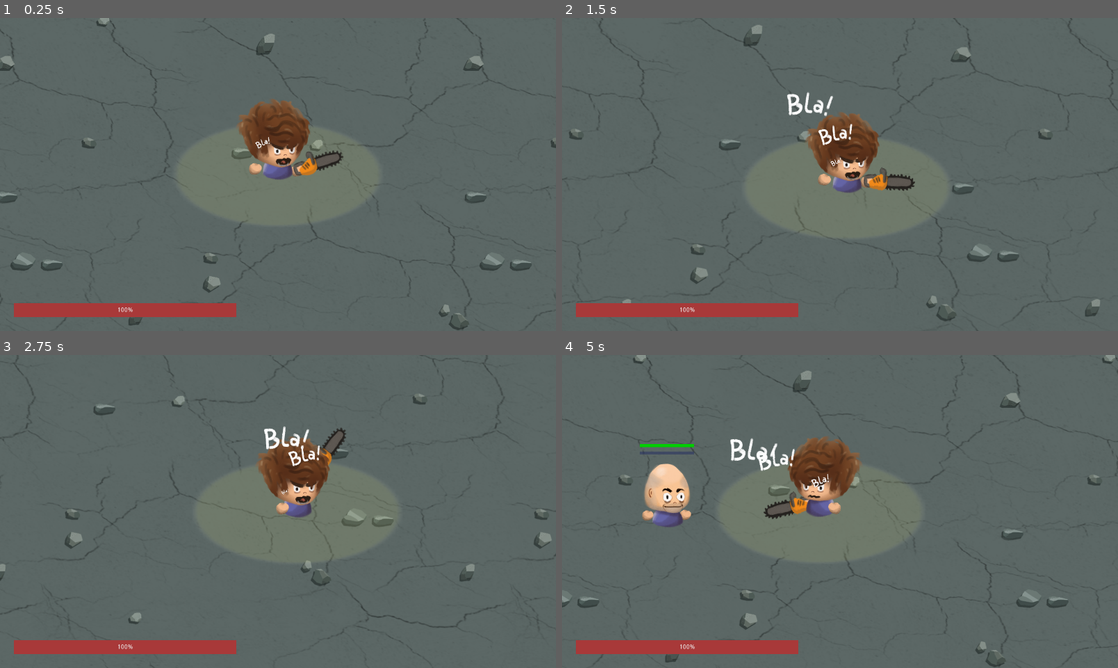
Above: before the commit, frames 1-4 (two rows, left to right).
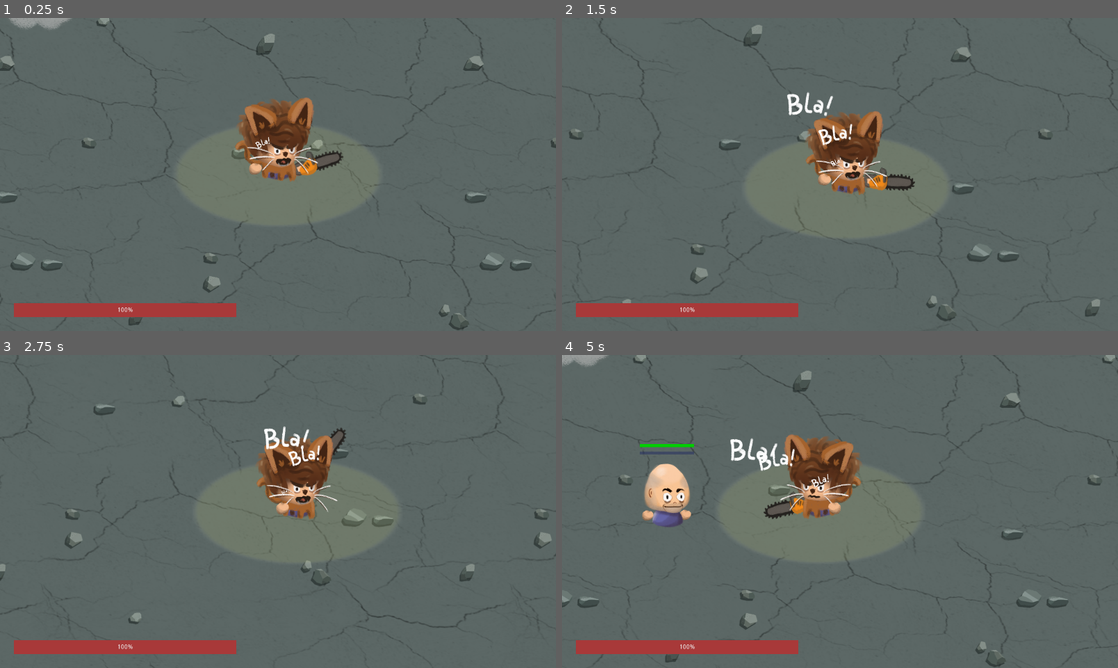
Above: after the commit, the same moments.

Repository: LNicoF/mgj-2023
Game: Godot game, scene res://scenes/main/main.tscn
The game is run twice, just before and just after one commit, with the same random seed, the same clock (stepped at 60 frames per second) and the same inputs.
Inputs (mouse positions are in pixels of both pictures, inside the frame that each line leads up to):
- Up to frame 1 (0.25 s): no input
- Up to frame 2 (1.5 s): move the mouse to (962, 158) at 0.52 s; press the mouse at (962, 158) at 0.53 s; hold D (move_right) 0.53-1.28 s; move the mouse to (728, 190) at 1.27 s; release the mouse at (728, 190) at 1.28 s; hold S (move_down) from 1.28 s (still down); click (728, 190) at 1.35 s
- Up to frame 3 (2.75 s): move the mouse to (333, 442) at 2.02 s; release S (move_down) at 2.03 s; press the mouse at (333, 442) at 2.03 s; hold D (move_right) from 2.03 s (still down)
- Up to frame 4 (5 s): move the mouse to (812, 574) at 2.77 s; release D (move_right) at 2.78 s; release the mouse at (812, 574) at 2.78 s; hold W (move_up) 2.78-3.53 s; click (812, 574) at 2.85 s; move the mouse to (1006, 558) at 3.52 s; press the mouse at (1006, 558) at 3.53 s; hold A (move_left) from 3.53 s (still down); move the mouse to (673, 464) at 4.27 s; release the mouse at (673, 464) at 4.28 s; click (673, 464) at 4.35 s

The runs differ from the first frame. In frame 1, 1.4% of the frame differs, in the area x 1-58%, y 0-53%; in frame 2, 1.0%; in frame 3, 1.0%; in frame 4, 1.3%.

Commit message:
Metamorpho Peluca

Diff:
--- a/scenes/player/player.tscn
+++ b/scenes/player/player.tscn
@@ -12,6 +12,11 @@
 [ext_resource path="res://assets/player/Pelu_Talk.png" type="Texture" id=10]
 [ext_resource path="res://assets/player/Pelu_Blink.png" type="Texture" id=11]
 [ext_resource path="res://assets/player/Bla.png" type="Texture" id=12]
+[ext_resource path="res://assets/player/Peluca_cateface.png" type="Texture" id=13]
+[ext_resource path="res://assets/player/Peluca_catbody.png" type="Texture" id=14]
+[ext_resource path="res://assets/player/Miau.png" type="Texture" id=15]
+[ext_resource path="res://assets/player/cloud1.png" type="Texture" id=16]
+[ext_resource path="res://assets/player/cloud2.png" type="Texture" id=17]
 
 [sub_resource type="CircleShape2D" id=3]
 custom_solver_bias = 1.0
@@ -90,6 +95,190 @@
 "values": [ 121.0 ]
 }
 
+[sub_resource type="Animation" id=21]
+resource_name = "Die"
+length = 0.5
+tracks/0/type = "value"
+tracks/0/path = NodePath("Skeleton2D/Body:position")
+tracks/0/interp = 1
+tracks/0/loop_wrap = true
+tracks/0/imported = false
+tracks/0/enabled = true
+tracks/0/keys = {
+"times": PoolRealArray( 0, 0.1, 0.5 ),
+"transitions": PoolRealArray( 1, 1, 1 ),
+"update": 0,
+"values": [ Vector2( 0, 1 ), Vector2( 11, -26 ), Vector2( 27, -9 ) ]
+}
+tracks/1/type = "value"
+tracks/1/path = NodePath("Skeleton2D/Body:rotation_degrees")
+tracks/1/interp = 1
+tracks/1/loop_wrap = true
+tracks/1/imported = false
+tracks/1/enabled = true
+tracks/1/keys = {
+"times": PoolRealArray( 0 ),
+"transitions": PoolRealArray( 1 ),
+"update": 0,
+"values": [ 0.0 ]
+}
+tracks/2/type = "value"
+tracks/2/path = NodePath("Skeleton2D/Body:scale")
+tracks/2/interp = 1
+tracks/2/loop_wrap = true
+tracks/2/imported = false
+tracks/2/enabled = true
+tracks/2/keys = {
+"times": PoolRealArray( 0 ),
+"transitions": PoolRealArray( 1 ),
+"update": 0,
+"values": [ Vector2( 1, 1 ) ]
+}
+tracks/3/type = "value"
+tracks/3/path = NodePath("Skeleton2D/Head:position")
+tracks/3/interp = 1
+tracks/3/loop_wrap = true
+tracks/3/imported = false
+tracks/3/enabled = true
+tracks/3/keys = {
+"times": PoolRealArray( 0, 0.2, 0.5 ),
+"transitions": PoolRealArray( 1, 1, 1 ),
+"update": 0,
+"values": [ Vector2( 18.7213, -67.7704 ), Vector2( 13, -121 ), Vector2( -9, -82 ) ]
+}
+tracks/4/type = "value"
+tracks/4/path = NodePath("Skeleton2D/Head:rotation_degrees")
+tracks/4/interp = 1
+tracks/4/loop_wrap = true
+tracks/4/imported = false
+tracks/4/enabled = true
+tracks/4/keys = {
+"times": PoolRealArray( 0 ),
+"transitions": PoolRealArray( 1 ),
+"update": 0,
+"values": [ 0.0 ]
+}
+tracks/5/type = "value"
+tracks/5/path = NodePath("Skeleton2D/Head:scale")
+tracks/5/interp = 1
+tracks/5/loop_wrap = true
+tracks/5/imported = false
+tracks/5/enabled = true
+tracks/5/keys = {
+"times": PoolRealArray( 0, 0.5 ),
+"transitions": PoolRealArray( 1, 1 ),
+"update": 0,
+"values": [ Vector2( 1, 1 ), Vector2( 0.593727, 0.593727 ) ]
+}
+tracks/6/type = "value"
+tracks/6/path = NodePath("Skeleton2D/RotorMoto/Hand2:position")
+tracks/6/interp = 1
+tracks/6/loop_wrap = true
+tracks/6/imported = false
+tracks/6/enabled = true
+tracks/6/keys = {
+"times": PoolRealArray( 0, 0.3, 0.5 ),
+"transitions": PoolRealArray( 1, 1, 1 ),
+"update": 0,
+"values": [ Vector2( -99, -32 ), Vector2( -45.3727, 25.4818 ), Vector2( -45.3727, 25.4818 ) ]
+}
+tracks/7/type = "value"
+tracks/7/path = NodePath("Skeleton2D/Hand1:position")
+tracks/7/interp = 1
+tracks/7/loop_wrap = true
+tracks/7/imported = false
+tracks/7/enabled = true
+tracks/7/keys = {
+"times": PoolRealArray( 0, 0.3, 0.5 ),
+"transitions": PoolRealArray( 1, 1, 1 ),
+"update": 0,
+"values": [ Vector2( 105, -30 ), Vector2( 2.03735, -55 ), Vector2( 2.03735, -55 ) ]
+}
+tracks/8/type = "value"
+tracks/8/path = NodePath("Skeleton2D/RotorMoto/Hand2/PeluMoto:modulate")
+tracks/8/interp = 1
+tracks/8/loop_wrap = true
+tracks/8/imported = false
+tracks/8/enabled = true
+tracks/8/keys = {
+"times": PoolRealArray( 0, 0.3, 0.5 ),
+"transitions": PoolRealArray( 1, 1, 1 ),
+"update": 0,
+"values": [ Color( 1, 1, 1, 1 ), Color( 1, 1, 1, 0 ), Color( 1, 1, 1, 0 ) ]
+}
+tracks/9/type = "value"
+tracks/9/path = NodePath("Skeleton2D/RotorMoto/Hand2/PeluHand:modulate")
+tracks/9/interp = 1
+tracks/9/loop_wrap = true
+tracks/9/imported = false
+tracks/9/enabled = true
+tracks/9/keys = {
+"times": PoolRealArray( 0, 0.3, 0.5 ),
+"transitions": PoolRealArray( 1, 1, 1 ),
+"update": 0,
+"values": [ Color( 1, 1, 1, 1 ), Color( 1, 1, 1, 0 ), Color( 1, 1, 1, 0 ) ]
+}
+tracks/10/type = "value"
+tracks/10/path = NodePath("Skeleton2D/Body/Sprite:visible")
+tracks/10/interp = 1
+tracks/10/loop_wrap = true
+tracks/10/imported = false
+tracks/10/enabled = true
+tracks/10/keys = {
+"times": PoolRealArray( 0, 0.1 ),
+"transitions": PoolRealArray( 1, 1 ),
+"update": 1,
+"values": [ true, false ]
+}
+tracks/11/type = "value"
+tracks/11/path = NodePath("Skeleton2D/Body/PelucaCatbody:visible")
+tracks/11/interp = 1
+tracks/11/loop_wrap = true
+tracks/11/imported = false
+tracks/11/enabled = true
+tracks/11/keys = {
+"times": PoolRealArray( 0, 0.1 ),
+"transitions": PoolRealArray( 1, 1 ),
+"update": 1,
+"values": [ false, true ]
+}
+tracks/12/type = "value"
+tracks/12/path = NodePath("Skeleton2D/Head/PelucaCateface:visible")
+tracks/12/interp = 1
+tracks/12/loop_wrap = true
+tracks/12/imported = false
+tracks/12/enabled = true
+tracks/12/keys = {
+"times": PoolRealArray( 0.2 ),
+"transitions": PoolRealArray( 1 ),
+"update": 1,
+"values": [ true ]
+}
+tracks/13/type = "value"
+tracks/13/path = NodePath("Skeleton2D/Hand1/PeluHand:modulate")
+tracks/13/interp = 1
+tracks/13/loop_wrap = true
+tracks/13/imported = false
+tracks/13/enabled = true
+tracks/13/keys = {
+"times": PoolRealArray( 0, 0.3, 0.5 ),
+"transitions": PoolRealArray( 1, 1, 1 ),
+"update": 0,
+"values": [ Color( 1, 1, 1, 1 ), Color( 1, 1, 1, 0 ), Color( 1, 1, 1, 0 ) ]
+}
+tracks/14/type = "value"
+tracks/14/path = NodePath("Particles2D:texture")
+tracks/14/interp = 1
+tracks/14/loop_wrap = true
+tracks/14/imported = false
+tracks/14/enabled = true
+tracks/14/keys = {
+"times": PoolRealArray( 0, 0.4 ),
+"transitions": PoolRealArray( 1, 1 ),
+"update": 1,
+"values": [ ExtResource( 12 ), ExtResource( 15 ) ]
+}
+
 [sub_resource type="Animation" id=6]
 resource_name = "Idle"
 loop = true
@@ -395,6 +584,150 @@
 "transitions": PoolRealArray( 1 ),
 "update": 0,
 "values": [ -58.4784 ]
+}
+tracks/15/type = "value"
+tracks/15/path = NodePath("Skeleton2D/Body/Sprite:texture")
+tracks/15/interp = 1
+tracks/15/loop_wrap = true
+tracks/15/imported = false
+tracks/15/enabled = true
+tracks/15/keys = {
+"times": PoolRealArray( 0 ),
+"transitions": PoolRealArray( 1 ),
+"update": 0,
+"values": [ ExtResource( 2 ) ]
+}
+tracks/16/type = "value"
+tracks/16/path = NodePath("Skeleton2D/Body:rotation_degrees")
+tracks/16/interp = 1
+tracks/16/loop_wrap = true
+tracks/16/imported = false
+tracks/16/enabled = true
+tracks/16/keys = {
+"times": PoolRealArray( 0 ),
+"transitions": PoolRealArray( 1 ),
+"update": 0,
+"values": [ 0.0 ]
+}
+tracks/17/type = "value"
+tracks/17/path = NodePath("Skeleton2D/Head:rotation_degrees")
+tracks/17/interp = 1
+tracks/17/loop_wrap = true
+tracks/17/imported = false
+tracks/17/enabled = true
+tracks/17/keys = {
+"times": PoolRealArray( 0 ),
+"transitions": PoolRealArray( 1 ),
+"update": 0,
+"values": [ 0.0 ]
+}
+tracks/18/type = "value"
+tracks/18/path = NodePath("Skeleton2D/Head:scale")
+tracks/18/interp = 1
+tracks/18/loop_wrap = true
+tracks/18/imported = false
+tracks/18/enabled = true
+tracks/18/keys = {
+"times": PoolRealArray( 0 ),
+"transitions": PoolRealArray( 1 ),
+"update": 0,
+"values": [ Vector2( 1, 1 ) ]
+}
+tracks/19/type = "value"
+tracks/19/path = NodePath("Skeleton2D/RotorMoto/Hand2/PeluHand:visible")
+tracks/19/interp = 1
+tracks/19/loop_wrap = true
+tracks/19/imported = false
+tracks/19/enabled = true
+tracks/19/keys = {
+"times": PoolRealArray( 0 ),
+"transitions": PoolRealArray( 1 ),
+"update": 0,
+"values": [ true ]
+}
+tracks/20/type = "value"
+tracks/20/path = NodePath("Skeleton2D/RotorMoto/Hand2/PeluMoto:modulate")
+tracks/20/interp = 1
+tracks/20/loop_wrap = true
+tracks/20/imported = false
+tracks/20/enabled = true
+tracks/20/keys = {
+"times": PoolRealArray( 0 ),
+"transitions": PoolRealArray( 1 ),
+"update": 0,
+"values": [ Color( 1, 1, 1, 1 ) ]
+}
+tracks/21/type = "value"
+tracks/21/path = NodePath("Skeleton2D/RotorMoto/Hand2/PeluHand:modulate")
+tracks/21/interp = 1
+tracks/21/loop_wrap = true
+tracks/21/imported = false
+tracks/21/enabled = true
+tracks/21/keys = {
+"times": PoolRealArray( 0 ),
+"transitions": PoolRealArray( 1 ),
+"update": 0,
+"values": [ Color( 1, 1, 1, 1 ) ]
+}
+tracks/22/type = "value"
+tracks/22/path = NodePath("Skeleton2D/Body/Sprite:visible")
+tracks/22/interp = 1
+tracks/22/loop_wrap = true
+tracks/22/imported = false
+tracks/22/enabled = true
+tracks/22/keys = {
+"times": PoolRealArray( 0 ),
+"transitions": PoolRealArray( 1 ),
+"update": 0,
+"values": [ true ]
+}
+tracks/23/type = "value"
+tracks/23/path = NodePath("Skeleton2D/Body/PelucaCatbody:visible")
+tracks/23/interp = 1
+tracks/23/loop_wrap = true
+tracks/23/imported = false
+tracks/23/enabled = true
+tracks/23/keys = {
+"times": PoolRealArray( 0 ),
+"transitions": PoolRealArray( 1 ),
+"update": 0,
+"values": [ true ]
+}
+tracks/24/type = "value"
+tracks/24/path = NodePath("Skeleton2D/Head/PelucaCateface:visible")
+tracks/24/interp = 1
+tracks/24/loop_wrap = true
+tracks/24/imported = false
+tracks/24/enabled = true
+tracks/24/keys = {
+"times": PoolRealArray( 0 ),
+"transitions": PoolRealArray( 1 ),
+"update": 0,
+"values": [ true ]
+}
+tracks/25/type = "value"
+tracks/25/path = NodePath("Skeleton2D/Hand1/PeluHand:modulate")
+tracks/25/interp = 1
+tracks/25/loop_wrap = true
+tracks/25/imported = false
+tracks/25/enabled = true
+tracks/25/keys = {
+"times": PoolRealArray( 0 ),
+"transitions": PoolRealArray( 1 ),
+"update": 0,
+"values": [ Color( 1, 1, 1, 1 ) ]
+}
+tracks/26/type = "value"
+tracks/26/path = NodePath("Particles2D:texture")
+tracks/26/interp = 1
+tracks/26/loop_wrap = true
+tracks/26/imported = false
+tracks/26/enabled = true
+tracks/26/keys = {
+"times": PoolRealArray( 0 ),
+"transitions": PoolRealArray( 1 ),
+"update": 0,
+"values": [ ExtResource( 12 ) ]
 }
 
 [sub_resource type="Animation" id=7]
@@ -660,6 +993,348 @@
 radius = 206.999
 height = 476.9
 
+[sub_resource type="Animation" id=22]
+resource_name = "Puff"
+tracks/0/type = "value"
+tracks/0/path = NodePath("Cloud1:position")
+tracks/0/interp = 1
+tracks/0/loop_wrap = true
+tracks/0/imported = false
+tracks/0/enabled = true
+tracks/0/keys = {
+"times": PoolRealArray( 0, 1 ),
+"transitions": PoolRealArray( 1, 1 ),
+"update": 0,
+"values": [ Vector2( -13, -133 ), Vector2( -152, -265 ) ]
+}
+tracks/1/type = "value"
+tracks/1/path = NodePath("Cloud1:rotation_degrees")
+tracks/1/interp = 1
+tracks/1/loop_wrap = true
+tracks/1/imported = false
+tracks/1/enabled = true
+tracks/1/keys = {
+"times": PoolRealArray( 0, 1 ),
+"transitions": PoolRealArray( 1.8025, 1 ),
+"update": 0,
+"values": [ 0.0, 34.3321 ]
+}
+tracks/2/type = "value"
+tracks/2/path = NodePath("Cloud1:scale")
+tracks/2/interp = 1
+tracks/2/loop_wrap = true
+tracks/2/imported = false
+tracks/2/enabled = true
+tracks/2/keys = {
+"times": PoolRealArray( 0, 0.16, 1 ),
+"transitions": PoolRealArray( 0.450625, 1, 1 ),
+"update": 0,
+"values": [ Vector2( 0.38897, 0.38897 ), Vector2( 1.43262, 1.43262 ), Vector2( 1.30863, 1.30863 ) ]
+}
+tracks/3/type = "value"
+tracks/3/path = NodePath("Cloud1:modulate")
+tracks/3/interp = 1
+tracks/3/loop_wrap = true
+tracks/3/imported = false
+tracks/3/enabled = true
+tracks/3/keys = {
+"times": PoolRealArray( 0, 0.08, 0.32, 1 ),
+"transitions": PoolRealArray( 1, 1, 1, 1 ),
+"update": 0,
+"values": [ Color( 1, 1, 1, 0 ), Color( 1, 1, 1, 1 ), Color( 1, 1, 1, 1 ), Color( 1, 1, 1, 0 ) ]
+}
+tracks/4/type = "value"
+tracks/4/path = NodePath("Cloud2:position")
+tracks/4/interp = 1
+tracks/4/loop_wrap = true
+tracks/4/imported = false
+tracks/4/enabled = true
+tracks/4/keys = {
+"times": PoolRealArray( 0.08, 0.8 ),
+"transitions": PoolRealArray( 1, 1 ),
+"update": 0,
+"values": [ Vector2( -13, -133 ), Vector2( 211, -251 ) ]
+}
+tracks/5/type = "value"
+tracks/5/path = NodePath("Cloud2:rotation_degrees")
+tracks/5/interp = 1
+tracks/5/loop_wrap = true
+tracks/5/imported = false
+tracks/5/enabled = true
+tracks/5/keys = {
+"times": PoolRealArray( 0.08, 0.8 ),
+"transitions": PoolRealArray( 1.8025, 1 ),
+"update": 0,
+"values": [ 0.0, -8.16309 ]
+}
+tracks/6/type = "value"
+tracks/6/path = NodePath("Cloud2:scale")
+tracks/6/interp = 1
+tracks/6/loop_wrap = true
+tracks/6/imported = false
+tracks/6/enabled = true
+tracks/6/keys = {
+"times": PoolRealArray( 0.08, 0.24, 0.8 ),
+"transitions": PoolRealArray( 0.450625, 1, 1 ),
+"update": 0,
+"values": [ Vector2( 0.38897, 0.38897 ), Vector2( 1.8094, 1.71888 ), Vector2( 1.68791, 1.68791 ) ]
+}
+tracks/7/type = "value"
+tracks/7/path = NodePath("Cloud2:modulate")
+tracks/7/interp = 1
+tracks/7/loop_wrap = true
+tracks/7/imported = false
+tracks/7/enabled = true
+tracks/7/keys = {
+"times": PoolRealArray( 0.08, 0.16, 0.4, 0.8 ),
+"transitions": PoolRealArray( 1, 1, 1, 1 ),
+"update": 0,
+"values": [ Color( 1, 1, 1, 0 ), Color( 1, 1, 1, 1 ), Color( 1, 1, 1, 1 ), Color( 1, 1, 1, 0 ) ]
+}
+tracks/8/type = "value"
+tracks/8/path = NodePath("Cloud3:position")
+tracks/8/interp = 1
+tracks/8/loop_wrap = true
+tracks/8/imported = false
+tracks/8/enabled = true
+tracks/8/keys = {
+"times": PoolRealArray( 0.08, 0.72 ),
+"transitions": PoolRealArray( 1.86607, 1 ),
+"update": 0,
+"values": [ Vector2( -26, -58 ), Vector2( -208, 56 ) ]
+}
+tracks/9/type = "value"
+tracks/9/path = NodePath("Cloud3:rotation_degrees")
+tracks/9/interp = 1
+tracks/9/loop_wrap = true
+tracks/9/imported = false
+tracks/9/enabled = true
+tracks/9/keys = {
+"times": PoolRealArray( 0.08, 0.72 ),
+"transitions": PoolRealArray( 1.8025, 1 ),
+"update": 0,
+"values": [ 0.0, 17.3561 ]
+}
+tracks/10/type = "value"
+tracks/10/path = NodePath("Cloud3:scale")
+tracks/10/interp = 1
+tracks/10/loop_wrap = true
+tracks/10/imported = false
+tracks/10/enabled = true
+tracks/10/keys = {
+"times": PoolRealArray( 0.08, 0.24, 0.72 ),
+"transitions": PoolRealArray( 0.450625, 1, 1 ),
+"update": 0,
+"values": [ Vector2( 0.38897, 0.38897 ), Vector2( 1.23591, 1.34683 ), Vector2( 1.1786, 1.13085 ) ]
+}
+tracks/11/type = "value"
+tracks/11/path = NodePath("Cloud3:modulate")
+tracks/11/interp = 1
+tracks/11/loop_wrap = true
+tracks/11/imported = false
+tracks/11/enabled = true
+tracks/11/keys = {
+"times": PoolRealArray( 0.08, 0.16, 0.4, 0.72 ),
+"transitions": PoolRealArray( 1, 1, 1, 1 ),
+"update": 0,
+"values": [ Color( 1, 1, 1, 0 ), Color( 1, 1, 1, 1 ), Color( 1, 1, 1, 1 ), Color( 1, 1, 1, 0 ) ]
+}
+tracks/12/type = "value"
+tracks/12/path = NodePath("Cloud4:position")
+tracks/12/interp = 1
+tracks/12/loop_wrap = true
+tracks/12/imported = false
+tracks/12/enabled = true
+tracks/12/keys = {
+"times": PoolRealArray( 0, 0.9 ),
+"transitions": PoolRealArray( 1, 1 ),
+"update": 0,
+"values": [ Vector2( -13, -133 ), Vector2( 132, -21 ) ]
+}
+tracks/13/type = "value"
+tracks/13/path = NodePath("Cloud4:rotation_degrees")
+tracks/13/interp = 1
+tracks/13/loop_wrap = true
+tracks/13/imported = false
+tracks/13/enabled = true
+tracks/13/keys = {
+"times": PoolRealArray( 0, 0.9 ),
+"transitions": PoolRealArray( 1.8025, 1 ),
+"update": 0,
+"values": [ 0.0, 22.5801 ]
+}
+tracks/14/type = "value"
+tracks/14/path = NodePath("Cloud4:scale")
+tracks/14/interp = 1
+tracks/14/loop_wrap = true
+tracks/14/imported = false
+tracks/14/enabled = true
+tracks/14/keys = {
+"times": PoolRealArray( 0, 0.16, 0.9 ),
+"transitions": PoolRealArray( 0.450625, 1, 1 ),
+"update": 0,
+"values": [ Vector2( 0.38897, 0.38897 ), Vector2( 1.43262, 1.43262 ), Vector2( 1.30863, 1.30863 ) ]
+}
+tracks/15/type = "value"
+tracks/15/path = NodePath("Cloud4:modulate")
+tracks/15/interp = 1
+tracks/15/loop_wrap = true
+tracks/15/imported = false
+tracks/15/enabled = true
+tracks/15/keys = {
+"times": PoolRealArray( 0, 0.08, 0.24, 0.9 ),
+"transitions": PoolRealArray( 1, 1, 1, 1 ),
+"update": 0,
+"values": [ Color( 1, 1, 1, 0 ), Color( 1, 1, 1, 1 ), Color( 1, 1, 1, 1 ), Color( 1, 1, 1, 0 ) ]
+}
+
+[sub_resource type="Animation" id=23]
+length = 0.001
+tracks/0/type = "value"
+tracks/0/path = NodePath("Cloud1:position")
+tracks/0/interp = 1
+tracks/0/loop_wrap = true
+tracks/0/imported = false
+tracks/0/enabled = true
+tracks/0/keys = {
+"times": PoolRealArray( 0 ),
+"transitions": PoolRealArray( 1 ),
+"update": 0,
+"values": [ Vector2( -7, -94 ) ]
+}
+tracks/1/type = "value"
+tracks/1/path = NodePath("Cloud1:rotation_degrees")
+tracks/1/interp = 1
+tracks/1/loop_wrap = true
+tracks/1/imported = false
+tracks/1/enabled = true
+tracks/1/keys = {
+"times": PoolRealArray( 0 ),
+"transitions": PoolRealArray( 1 ),
+"update": 0,
+"values": [ 0.0 ]
+}
+tracks/2/type = "value"
+tracks/2/path = NodePath("Cloud1:scale")
+tracks/2/interp = 1
+tracks/2/loop_wrap = true
+tracks/2/imported = false
+tracks/2/enabled = true
+tracks/2/keys = {
+"times": PoolRealArray( 0 ),
+"transitions": PoolRealArray( 1 ),
+"update": 0,
+"values": [ Vector2( 1, 1 ) ]
+}
+tracks/3/type = "value"
+tracks/3/path = NodePath("Cloud1:modulate")
+tracks/3/interp = 1
+tracks/3/loop_wrap = true
+tracks/3/imported = false
+tracks/3/enabled = true
+tracks/3/keys = {
+"times": PoolRealArray( 0 ),
+"transitions": PoolRealArray( 1 ),
+"update": 0,
+"values": [ Color( 1, 1, 1, 1 ) ]
+}
+tracks/4/type = "value"
+tracks/4/path = NodePath("Cloud3:position")
+tracks/4/interp = 1
+tracks/4/loop_wrap = true
+tracks/4/imported = false
+tracks/4/enabled = true
+tracks/4/keys = {
+"times": PoolRealArray( 0 ),
+"transitions": PoolRealArray( 1 ),
+"update": 0,
+"values": [ Vector2( -152, -265 ) ]
+}
+tracks/5/type = "value"
+tracks/5/path = NodePath("Cloud3:rotation_degrees")
+tracks/5/interp = 1
+tracks/5/loop_wrap = true
+tracks/5/imported = false
+tracks/5/enabled = true
+tracks/5/keys = {
+"times": PoolRealArray( 0 ),
+"transitions": PoolRealArray( 1 ),
+"update": 0,
+"values": [ 34.3321 ]
+}
+tracks/6/type = "value"
+tracks/6/path = NodePath("Cloud3:scale")
+tracks/6/interp = 1
+tracks/6/loop_wrap = true
+tracks/6/imported = false
+tracks/6/enabled = true
+tracks/6/keys = {
+"times": PoolRealArray( 0 ),
+"transitions": PoolRealArray( 1 ),
+"update": 0,
+"values": [ Vector2( 1.30863, 1.30863 ) ]
+}
+tracks/7/type = "value"
+tracks/7/path = NodePath("Cloud2:position")
+tracks/7/interp = 1
+tracks/7/loop_wrap = true
+tracks/7/imported = false
+tracks/7/enabled = true
+tracks/7/keys = {
+"times": PoolRealArray( 0 ),
+"transitions": PoolRealArray( 1 ),
+"update": 0,
+"values": [ Vector2( 211, -251 ) ]
+}
+tracks/8/type = "value"
+tracks/8/path = NodePath("Cloud2:rotation_degrees")
+tracks/8/interp = 1
+tracks/8/loop_wrap = true
+tracks/8/imported = false
+tracks/8/enabled = true
+tracks/8/keys = {
+"times": PoolRealArray( 0 ),
+"transitions": PoolRealArray( 1 ),
+"update": 0,
+"values": [ -8.16309 ]
+}
+tracks/9/type = "value"
+tracks/9/path = NodePath("Cloud2:scale")
+tracks/9/interp = 1
+tracks/9/loop_wrap = true
+tracks/9/imported = false
+tracks/9/enabled = true
+tracks/9/keys = {
+"times": PoolRealArray( 0 ),
+"transitions": PoolRealArray( 1 ),
+"update": 0,
+"values": [ Vector2( 1.68791, 1.68791 ) ]
+}
+tracks/10/type = "value"
+tracks/10/path = NodePath("Cloud4:rotation_degrees")
+tracks/10/interp = 1
+tracks/10/loop_wrap = true
+tracks/10/imported = false
+tracks/10/enabled = true
+tracks/10/keys = {
+"times": PoolRealArray( 0 ),
+"transitions": PoolRealArray( 1 ),
+"update": 0,
+"values": [ 22.5801 ]
+}
+tracks/11/type = "value"
+tracks/11/path = NodePath("Cloud4:position")
+tracks/11/interp = 1
+tracks/11/loop_wrap = true
+tracks/11/imported = false
+tracks/11/enabled = true
+tracks/11/keys = {
+"times": PoolRealArray( 0 ),
+"transitions": PoolRealArray( 1 ),
+"update": 0,
+"values": [ Vector2( 185, -5.00003 ) ]
+}
+
 [node name="Player" type="KinematicBody2D"]
 script = ExtResource( 1 )
 damage = 5
@@ -673,6 +1348,7 @@
 [node name="RotorMoto" type="Bone2D" parent="Skeleton2D"]
 position = Vector2( -10, -90 )
 rotation = -1.02064
+scale = Vector2( 1, 1 )
 rest = Transform2D( 0.52282, -0.852443, 0.852443, 0.52282, -10, -90 )
 
 [node name="Hand2" type="Bone2D" parent="Skeleton2D/RotorMoto"]
@@ -707,6 +1383,10 @@
 position = Vector2( 2, -29 )
 texture = ExtResource( 2 )
 
+[node name="PelucaCatbody" type="Sprite" parent="Skeleton2D/Body"]
+position = Vector2( 55, -66 )
+texture = ExtResource( 14 )
+
 [node name="Head" type="Bone2D" parent="Skeleton2D"]
 position = Vector2( 0, -49.6 )
 rest = Transform2D( 1, 0, 0, 1, 18.7213, -67.7704 )
@@ -731,6 +1411,10 @@
 [node name="PeliHair" type="Sprite" parent="Skeleton2D/Head/Hair"]
 position = Vector2( -26, -22 )
 texture = ExtResource( 8 )
+
+[node name="PelucaCateface" type="Sprite" parent="Skeleton2D/Head"]
+position = Vector2( -32.7213, -110.23 )
+texture = ExtResource( 13 )
 
 [node name="Hand1" type="Bone2D" parent="Skeleton2D"]
 position = Vector2( 105, -30 )
@@ -751,6 +1435,7 @@
 
 [node name="AnimationpELUCAr" type="AnimationPlayer" parent="."]
 anims/Attack = SubResource( 8 )
+anims/Die = SubResource( 21 )
 anims/Idle = SubResource( 6 )
 anims/RESET = SubResource( 4 )
 anims/Walk = SubResource( 7 )
@@ -798,6 +1483,36 @@
 rotation = 1.5708
 shape = SubResource( 20 )
 
+[node name="AnimationPuff" type="AnimationPlayer" parent="."]
+root_node = NodePath(".")
+anims/Puff = SubResource( 22 )
+anims/RESET = SubResource( 23 )
+
+[node name="Cloud1" type="Sprite" parent="AnimationPuff"]
+position = Vector2( -7, -94 )
+texture = ExtResource( 16 )
+
+[node name="Cloud3" type="Sprite" parent="AnimationPuff"]
+modulate = Color( 1, 1, 1, 0.6875 )
+position = Vector2( -152, -265 )
+rotation = 0.599207
+scale = Vector2( 1.30863, 1.30863 )
+texture = ExtResource( 16 )
+
+[node name="Cloud4" type="Sprite" parent="AnimationPuff"]
+modulate = Color( 1, 1, 1, 0.606061 )
+position = Vector2( 185, -5.00003 )
+rotation = 0.394097
+scale = Vector2( 1.37565, 1.37565 )
+texture = ExtResource( 16 )
+
+[node name="Cloud2" type="Sprite" parent="AnimationPuff"]
+modulate = Color( 1, 1, 1, 0.75 )
+position = Vector2( 211, -251 )
+rotation = -0.142473
+scale = Vector2( 1.68791, 1.68791 )
+texture = ExtResource( 17 )
+
 [connection signal="timeout" from="AttackTimer" to="." method="_on_AttackTimer_timeout"]
 [connection signal="body_entered" from="Inffluence" to="." method="_on_Inffluence_body_entered"]
 [connection signal="body_exited" from="Inffluence" to="." method="_on_Inffluence_body_exited"]
Binary file added: assets/player/Miau.png
Not shown, added: assets/player/Miau.png.import
Binary file added: assets/player/Peluca_catbody.png
Not shown, added: assets/player/Peluca_catbody.png.import
Binary file added: assets/player/Peluca_cateface.png
Not shown, added: assets/player/Peluca_cateface.png.import
Binary file added: assets/player/cloud1.png
Not shown, added: assets/player/cloud1.png.import
Binary file added: assets/player/cloud2.png
Not shown, added: assets/player/cloud2.png.import
Not shown: 1 places in scenes/player/player.tscn that only renumber resources
